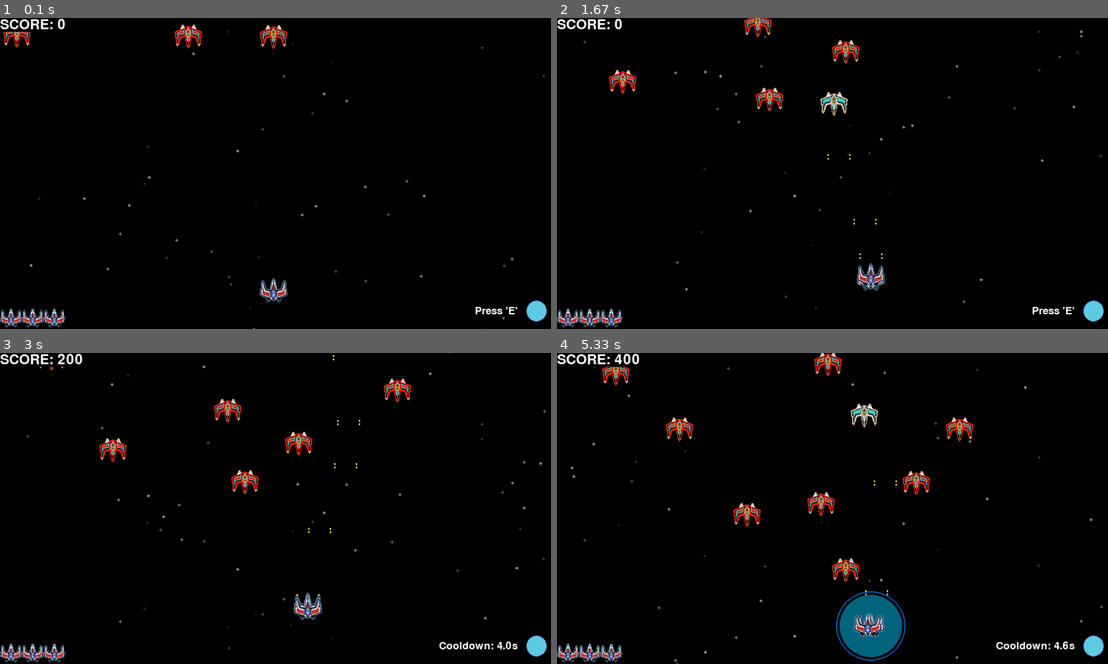
Above: before the commit, frames 1-4 (two rows, left to right).
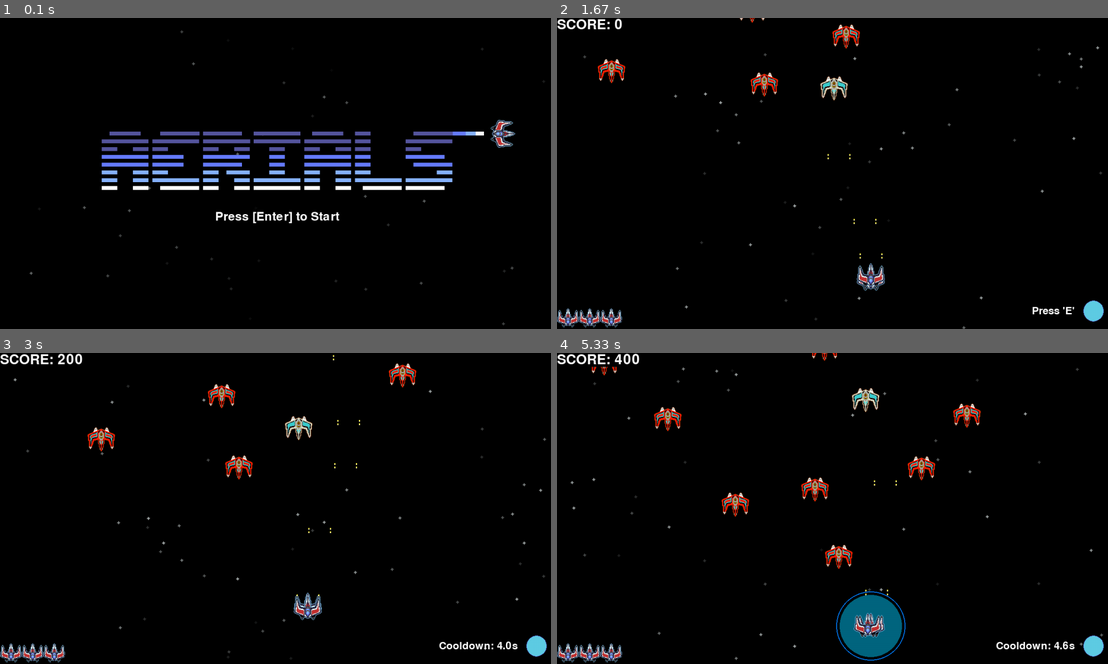
Above: after the commit, the same moments.

Repository: woelffer/gamedemo
Game: pygame game, started from pygamedemo.py
The game is run twice, just before and just after one commit, with the same random seed, the same clock (stepped at 60 frames per second) and the same inputs.
Inputs:
- Up to frame 1 (0.1 s): no input
- Up to frame 2 (1.67 s): tap Enter at 0.33 s; tap Space at 0.67, 1.07, 1.37, 1.57 s; hold D 1-1.47 s; hold W from 1.5 s (still down)
- Up to frame 3 (3 s): release W at 1.8 s; hold D 1.83-2.3 s; tap Space at 1.9, 2.2, 2.4, 2.7, 2.97 s; tap E at 1.98 s; hold A 2.33-2.87 s; hold S from 2.9 s (still down)
- Up to frame 4 (5.33 s): release S at 3.2 s; hold A 3.23-3.63 s; tap Space at 3.3, 3.6, 3.73, 4.13, 4.43, 4.8, 5.2 s; tap E at 3.38, 4.88 s; hold W 3.67-4.03 s; hold D 4.07-4.7 s; hold S 4.73-5.1 s; hold A from 5.13 s (still down)

The runs differ from the first frame. In frame 1, 7.6% of the frame differs, in the area x 0-100%, y 0-100%; in frame 2, 2.3%; in frame 3, 2.5%; in frame 4, 3.8%.

Commit message:
Added title screen and [Enter] prompt

Diff:
--- a/pygamedemo.py
+++ b/pygamedemo.py
@@ -17,6 +17,9 @@
 channel = mixer.Channel(3)
 channel.play(theme, loops=-1) #Loop the music indefinitely
 
+#LOad title screen image
+title_screen_img = pygame.image.load('assets/Title_Screen_nobg.png')
+
 #Load ability icon
 circle_ability_icon = pygame.image.load("assets/circle.png")
 circle_ability_icon = pygame.transform.scale(circle_ability_icon, (64, 64))
@@ -96,6 +99,43 @@
      new_enemy = Enemy.Enemy(x_pos, y_pos)
      enemies.append(new_enemy)
 
+# Load font for the title screen prompt
+prompt_font = pygame.font.Font('freesansbold.ttf', 28)
+prompt_text = prompt_font.render('Press [Enter] to Start', True, white)
+prompt_rect = prompt_text.get_rect(center=(screen_width // 2, screen_height // 2 + 100))
+
+#Title Screen Loop
+
+title_screen_active = True
+
+while title_screen_active:
+    for event in pygame.event.get():
+        if event.type == pygame.QUIT:
+            pygame.quit()
+            exit()
+        elif event.type == pygame.KEYDOWN:
+            if event.key == pygame.K_RETURN: #Enter to start
+                title_screen_active = False
+
+    #Clear screen
+    screen.fill((0,0,0))
+
+    #Update and draw stars
+    for star in stars:
+        star.move(1/60.0) #Use a fixed dt for consistent movement
+        star.draw(screen)
+
+    #Draw Title
+    screen.blit(title_screen_img, (screen_width // 2 - title_screen_img.get_width() // 2,
+                                   screen_height // 2 - title_screen_img.get_height() // 2))
+
+    #Draw the "Press [Enter] prompt"
+    screen.blit(prompt_text, prompt_rect)
+
+    #Update display
+    pygame.display.flip()
+
+    clock.tick(60)
 
 # Function to draw abilities in the bottom right corner
 def draw_abilities(screen, player):
